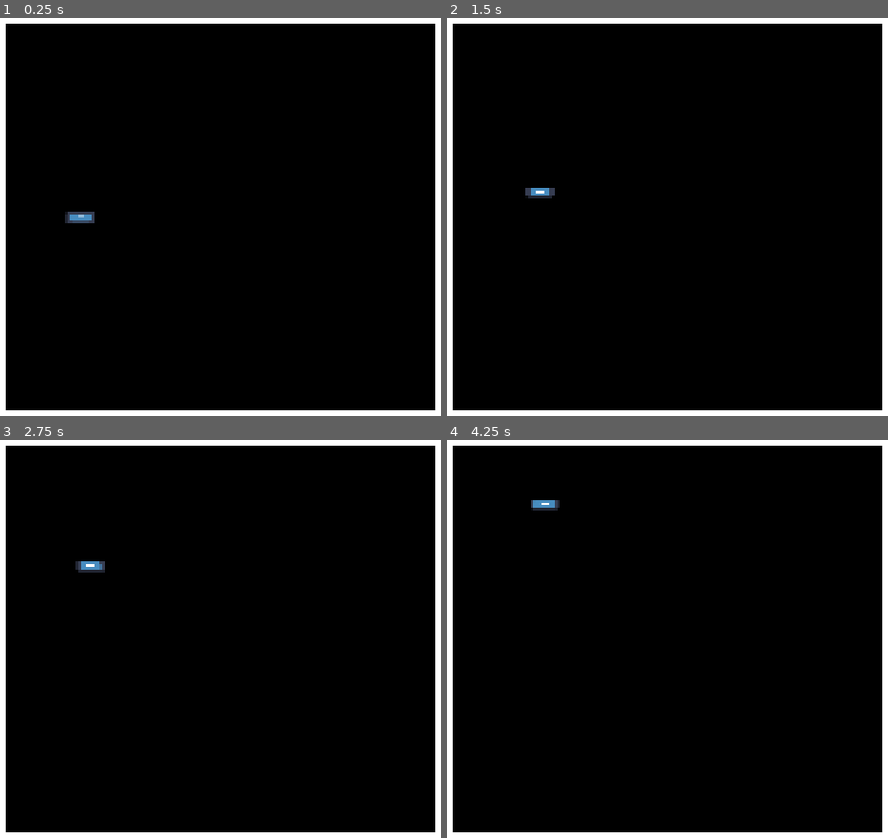
Above: before the commit, frames 1-4 (two rows, left to right).
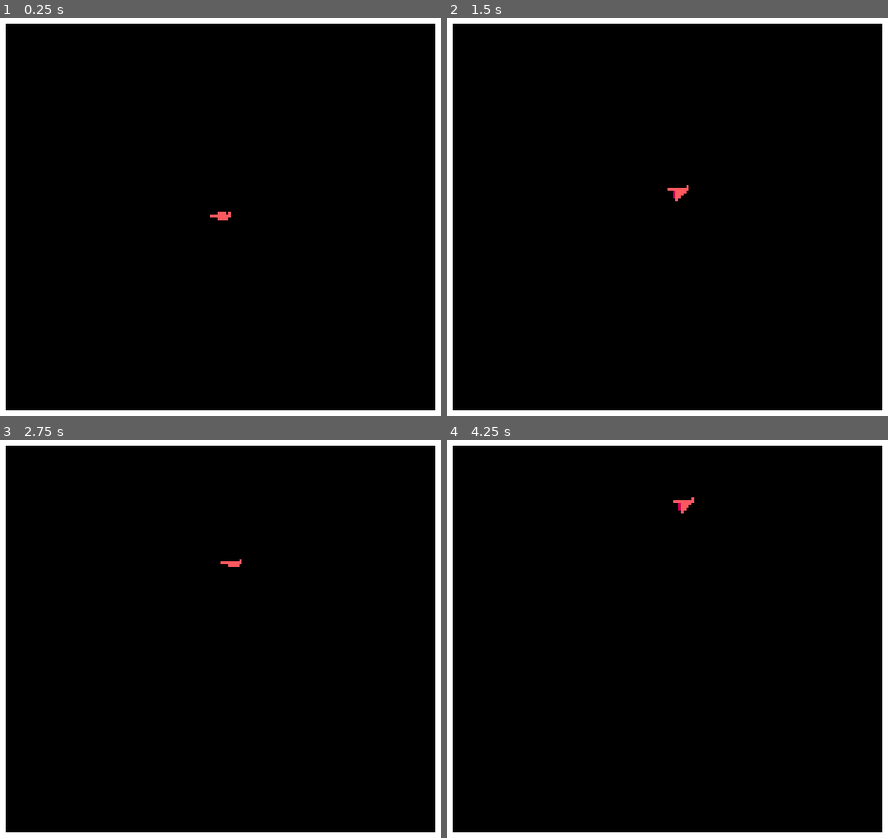
Above: after the commit, the same moments.

Repository: SmallConfusion/Redbird
Game: Godot game, scene res://main.tscn
Same seed, same stepped clock (60 frames per second), same inputs: the game is played once before the commit and once after it. The engine's default icon, where the game draws it, is replaced by a stand-in: a white triangle on a blue panel in a dark square.
Inputs:
- Up to frame 1 (0.25 s): no input
- Up to frame 2 (1.5 s): tap Enter at 0.5 s; hold Right (Right) 0.53-1.28 s; hold Down (Fall) 0.53-1.28 s; tap Up (Flap) at 0.77, 0.8, 1.07, 1.35 s; hold Left (Left) from 1.28 s (still down)
- Up to frame 3 (2.75 s): tap Up (Flap) at 1.52, 1.82, 2.3 s; tap Down (Fall) at 1.55 s; release Left (Left) at 2.03 s; hold Right (Right) from 2.03 s (still down); hold Down (Fall) from 2.03 s (still down)
- Up to frame 4 (4.25 s): tap Space at 2.75 s; release Down (Fall) at 2.78 s; tap Down (Fall) at 2.85 s; tap Up (Flap) at 3.02, 3.32, 3.6, 3.77, 4.07 s; release Right (Right) at 3.53 s; hold Left (Left) from 3.53 s (still down)

The runs differ from the first frame. In frame 1, 0.3% of the frame differs, in the area x 14-53%, y 48-52%; in frame 2, 0.3%; in frame 3, 0.2%; in frame 4, 0.3%.

Commit message:
Added animation

Diff:
--- a/game/Player.gd
+++ b/game/Player.gd
@@ -21,13 +21,25 @@
 	_apply_velocity()
 
 
+
+
 func _get_accel():
 	accel = Vector2(0, 0)
 
-	accel.y += gravity_fall if Input.is_action_pressed("Fall") else gravity
+	if Input.is_action_just_pressed("Fall"):
+		$AnimatedSprite2D.begin_fall()
+	elif Input.is_action_just_released("Fall"):
+		$AnimatedSprite2D.end_fall()
+
+	if Input.is_action_pressed("Fall"):
+		accel.y += gravity_fall
+	else:
+		accel.y += gravity
 
 	if Input.is_action_just_pressed("Flap"):
 		accel.y = -velocity.y - flap_accel
+		$AnimatedSprite2D.play("flap")
+
 
 	accel.x = Input.get_axis("Left", "Right") * horizontal_accel
 
--- /dev/null
+++ b/game/animation_manager.gd
@@ -0,0 +1,18 @@
+extends AnimatedSprite2D
+
+var falling := false
+
+func _on_animation_finished():
+	if not falling:
+		play("default")
+
+func flap():
+	play("flap")
+
+func begin_fall():
+	play("fall")
+	falling = true
+
+func end_fall():
+	play("default")
+	falling = false
--- a/game/test.tscn
+++ b/game/test.tscn
@@ -1,9 +1,78 @@
-[gd_scene load_steps=3 format=3 uid="uid://c3mhsid5x7d8r"]
+[gd_scene load_steps=12 format=3 uid="uid://c3mhsid5x7d8r"]
 
-[ext_resource type="Texture2D" uid="uid://cwue7dt1og6sw" path="res://icon.svg" id="1_omeek"]
 [ext_resource type="Script" path="res://game/Player.gd" id="1_ul1yy"]
+[ext_resource type="Texture2D" uid="uid://bdh8q8rg6ohdl" path="res://game/bird_sprites.png" id="2_2k662"]
+[ext_resource type="Script" path="res://game/animation_manager.gd" id="3_qwt4s"]
+
+[sub_resource type="AtlasTexture" id="AtlasTexture_o3l5b"]
+atlas = ExtResource("2_2k662")
+region = Rect2(10, 0, 10, 10)
+
+[sub_resource type="AtlasTexture" id="AtlasTexture_psshb"]
+atlas = ExtResource("2_2k662")
+region = Rect2(0, 0, 10, 10)
+
+[sub_resource type="AtlasTexture" id="AtlasTexture_asfko"]
+atlas = ExtResource("2_2k662")
+region = Rect2(0, 0, 10, 10)
+
+[sub_resource type="AtlasTexture" id="AtlasTexture_wvo48"]
+atlas = ExtResource("2_2k662")
+region = Rect2(10, 0, 10, 10)
+
+[sub_resource type="AtlasTexture" id="AtlasTexture_0yymb"]
+atlas = ExtResource("2_2k662")
+region = Rect2(20, 0, 10, 10)
+
+[sub_resource type="AtlasTexture" id="AtlasTexture_kxvjs"]
+atlas = ExtResource("2_2k662")
+region = Rect2(30, 0, 10, 10)
+
+[sub_resource type="AtlasTexture" id="AtlasTexture_y6sdu"]
+atlas = ExtResource("2_2k662")
+region = Rect2(40, 0, 10, 10)
+
+[sub_resource type="SpriteFrames" id="SpriteFrames_d1s45"]
+animations = [{
+"frames": [{
+"duration": 1.0,
+"texture": SubResource("AtlasTexture_o3l5b")
+}],
+"loop": false,
+"name": &"default",
+"speed": 5.0
+}, {
+"frames": [{
+"duration": 1.0,
+"texture": SubResource("AtlasTexture_psshb")
+}],
+"loop": false,
+"name": &"fall",
+"speed": 5.0
+}, {
+"frames": [{
+"duration": 1.0,
+"texture": SubResource("AtlasTexture_asfko")
+}, {
+"duration": 1.0,
+"texture": SubResource("AtlasTexture_wvo48")
+}, {
+"duration": 1.0,
+"texture": SubResource("AtlasTexture_0yymb")
+}, {
+"duration": 1.0,
+"texture": SubResource("AtlasTexture_kxvjs")
+}, {
+"duration": 1.0,
+"texture": SubResource("AtlasTexture_y6sdu")
+}],
+"loop": false,
+"name": &"flap",
+"speed": 24.0
+}]
 
 [node name="Node2D" type="Node2D"]
+texture_filter = 1
 
 [node name="Camera2D" type="Camera2D" parent="."]
 
@@ -17,7 +86,8 @@
 [node name="Player" type="Node2D" parent="."]
 script = ExtResource("1_ul1yy")
 
-[node name="Sprite" type="Sprite2D" parent="Player"]
-position = Vector2(-52, 0)
-scale = Vector2(0.0859375, 0.03125)
-texture = ExtResource("1_omeek")
+[node name="AnimatedSprite2D" type="AnimatedSprite2D" parent="Player"]
+sprite_frames = SubResource("SpriteFrames_d1s45")
+animation = &"flap"
+autoplay = "default"
+script = ExtResource("3_qwt4s")
Binary file added: game/bird_sprites.png
Not shown, added: game/bird_sprites.png.import
